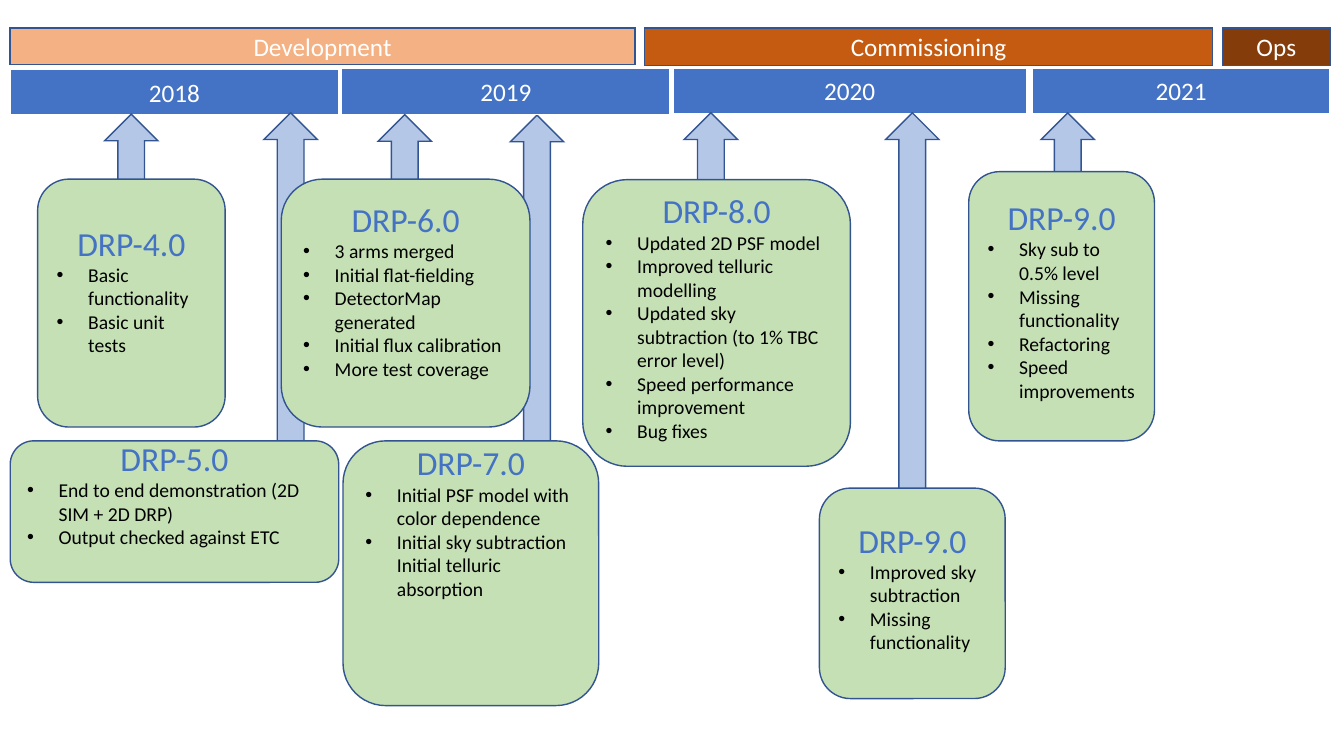
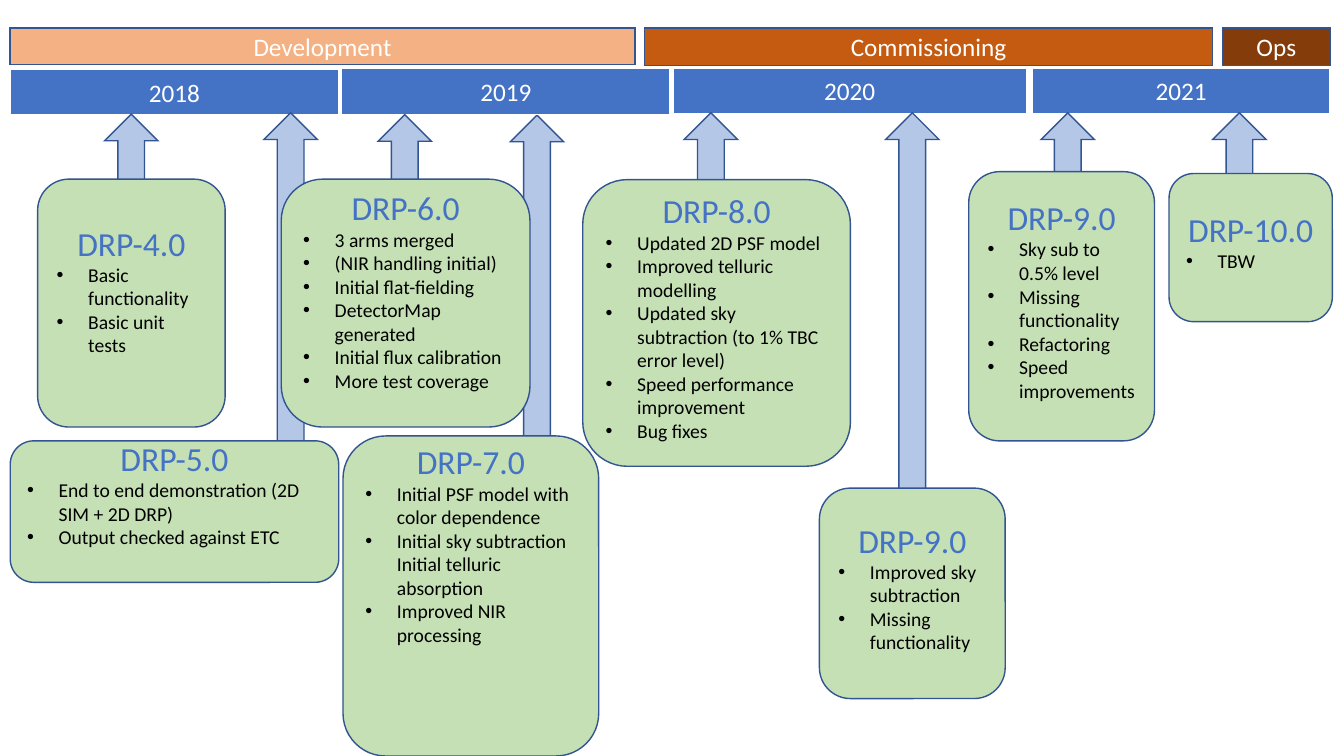
Before and after one commit to hassanxp/Shanghai2018, a slide deck: slide 11 of presentation-drp-plan/2DDRP-PresentationShanghai2018.pptx (slide 10 before the commit). Drawn at 1344x756 pixels with LibreOffice and Linux fonts; fonts in the diff are those of the drawing. Boxes give left, top, right and bottom in pixels: in the first picture for what was removed or moved away, otherwise in the second. Text is boxed around its words. In the diff, an @@ line names an element or a change of style, - is before the commit and + after.

```diff
--- a/presentation-drp-plan/2DDRP-PresentationShanghai2018.pptx
+++ b/presentation-drp-plan/2DDRP-PresentationShanghai2018.pptx
@@ up arrow added at bbox=[1213, 113, 1266, 226], fill #B4C7E7, outline #325491 1 pt @@
@@ rounded rectangle added at bbox=[1170, 173, 1333, 322], fill #C5E0B4, outline #325491 1 pt, 24 pt, text #4472C4 @@
+DRP-10.0
+• TBW
@@ text in rounded rectangle at bbox=[335, 256, 497, 274]: paragraph added @@
+• (NIR handling initial)
@@ rounded rectangle "DRP-7.0": place and size @@
-rounded rectangle "DRP-7.0" at bbox=[343, 441, 599, 706]
+rounded rectangle "DRP-7.0" at bbox=[343, 436, 599, 756]
@@ text in rounded rectangle at bbox=[397, 604, 506, 646]: paragraph added @@
+• Improved NIR processing
```
Also in this commit, not shown: 6 other slides changed, 1 other file.
